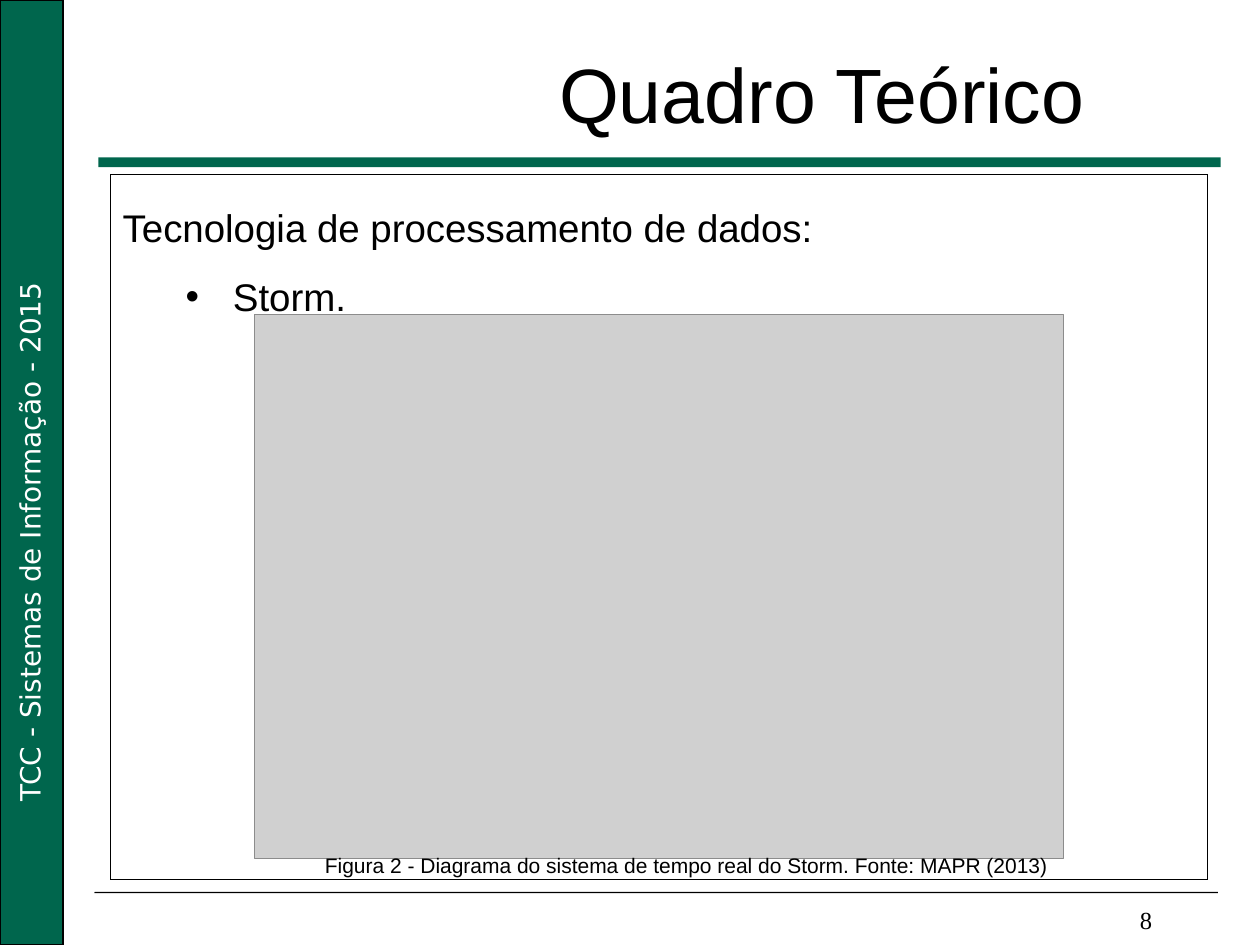
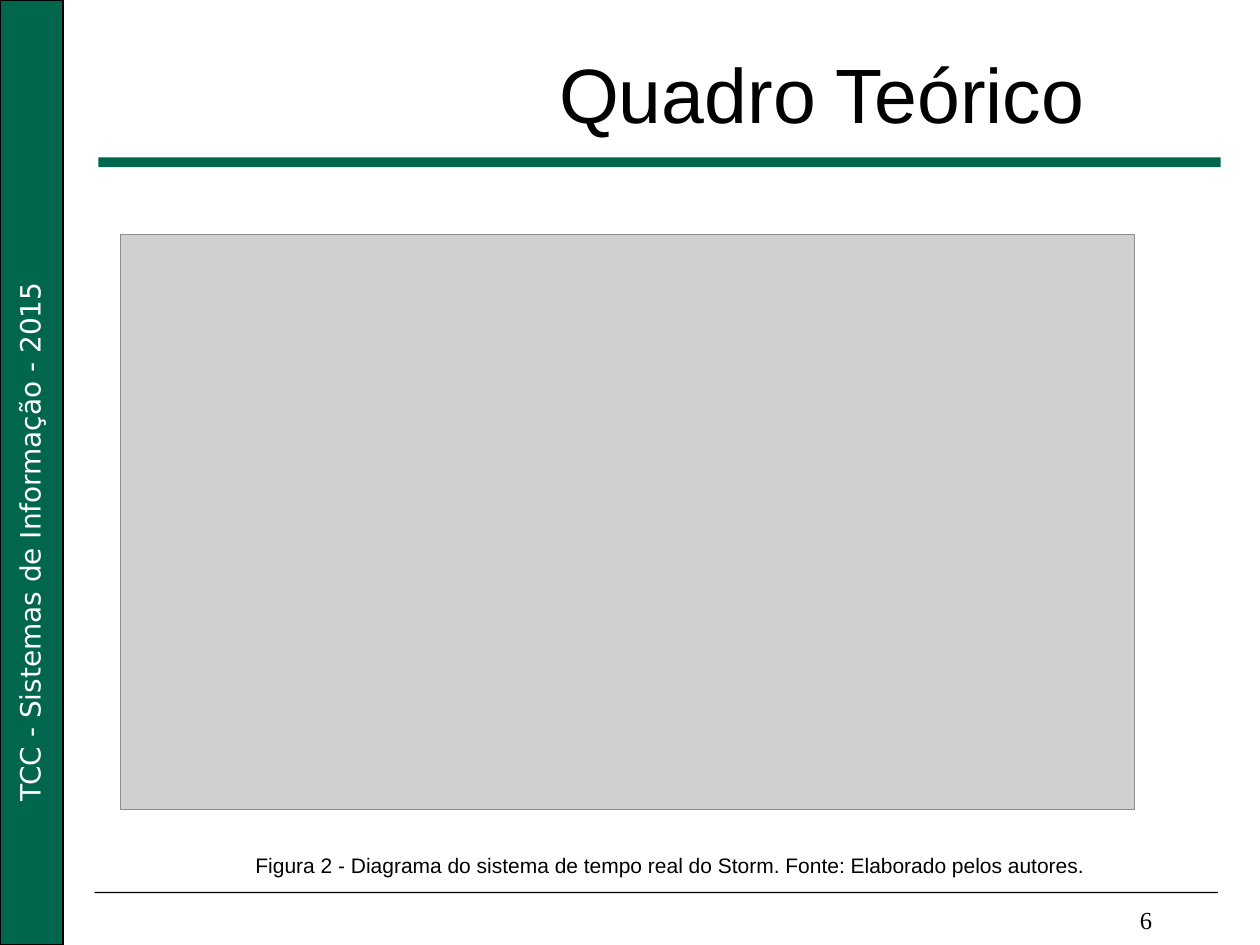
Before and after one commit to Nikofoxxx/TCC, a slide deck: slide 6 of documents/life_cycle/Apresentação_Big_Data.pptx (slide 8 before the commit). Drawn at 1260x945 pixels with LibreOffice and Linux fonts; fonts in the diff are those of the drawing; grey boxes stand for pictures; background and template pictures are left out. Boxes give left, top, right and bottom in pixels: in the first picture for what was removed or moved away, otherwise in the second. Text is boxed around its words. In the diff, an @@ line names an element or a change of style, - is before the commit and + after.

```diff
--- a/documents/life_cycle/Apresentação_Big_Data.pptx
+++ b/documents/life_cycle/Apresentação_Big_Data.pptx
@@ rectangle removed at <box>111,175,1208,879</box> @@
-Tecnologia de processamento de dados:
-  • Storm.
@@ picture: place and size @@
-picture at <box>255,315,1063,858</box>
+picture at <box>121,234,1135,809</box>
@@ text at <box>255,857,1084,877</box>: text changed @@
-Figura 2 - Diagrama do sistema de tempo real do Storm. Fonte: MAPR (2013)
+Figura 2 - Diagrama do sistema de tempo real do Storm. Fonte: Elaborado pelos autores.
@@ text at <box>1140,912,1152,930</box>: text changed @@
-8
+6
```
Also in this commit, not shown: 12 other slides changed, 1 slide added, 3 slides removed, 3 other files.
